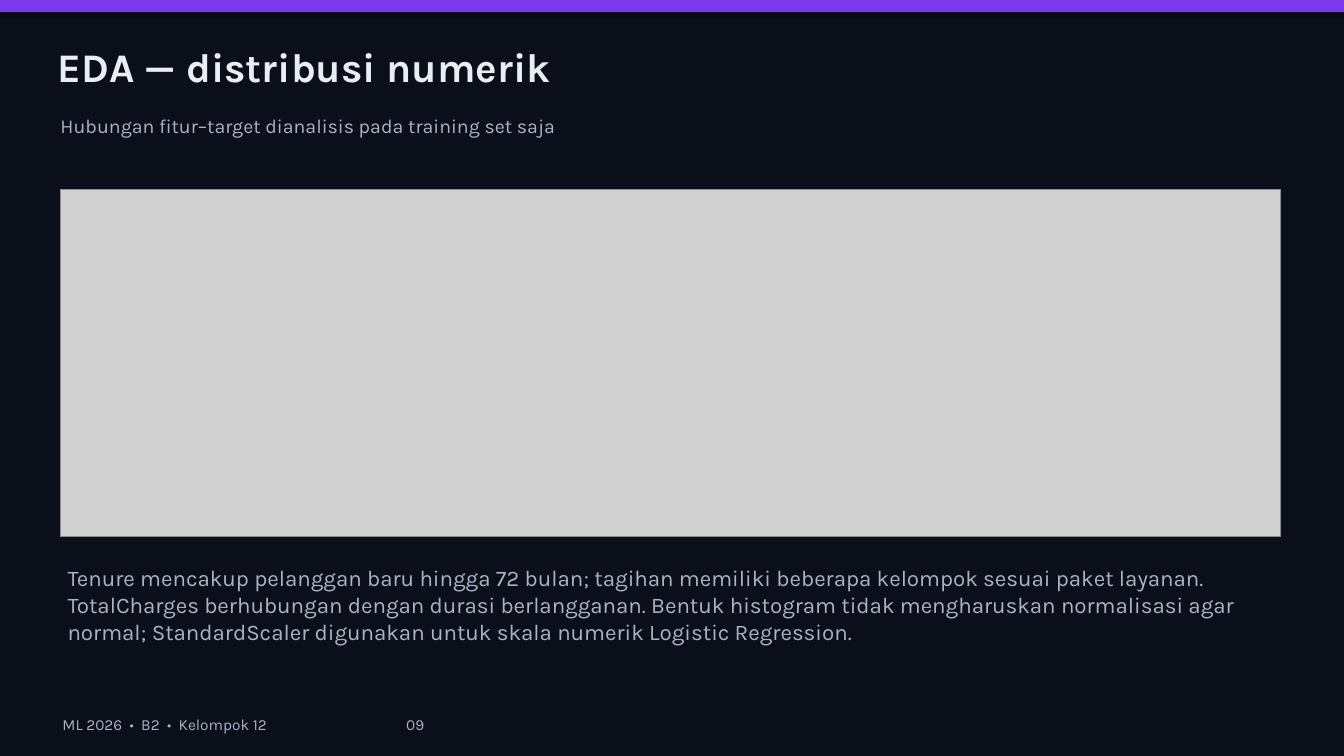
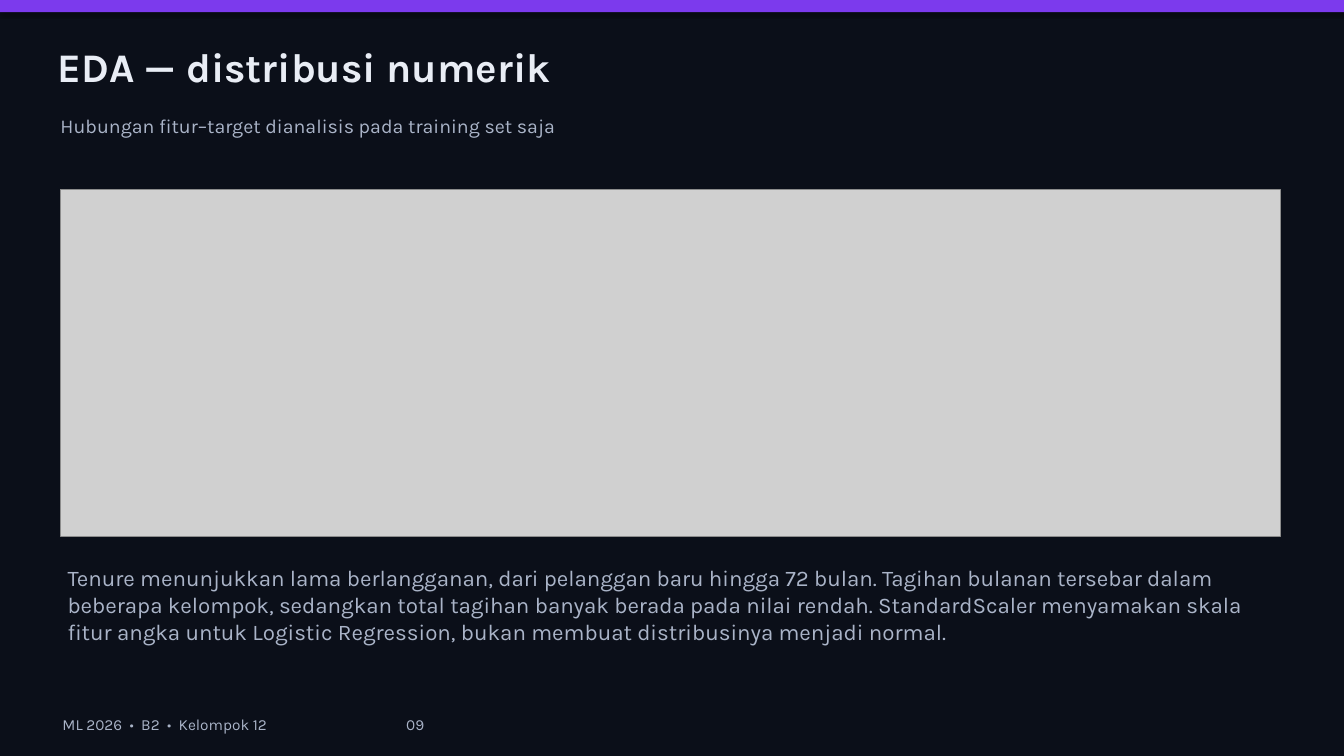
Before and after one commit to makhdanramadhan-ui/Machine-Learning-Project, a slide deck: slide 9 of docs/ML2026_B2_Kelompok12_PrediksiCustomerChurn.pptx. Drawn at 1344x756 pixels with LibreOffice and Linux fonts; fonts in the diff are those of the drawing; grey boxes stand for pictures. Boxes give left, top, right and bottom in pixels: in the first picture for what was removed or moved away, otherwise in the second. Text is boxed around its words. In the diff, an @@ line names an element or a change of style, - is before the commit and + after.

```diff
--- a/docs/ML2026_B2_Kelompok12_PrediksiCustomerChurn.pptx
+++ b/docs/ML2026_B2_Kelompok12_PrediksiCustomerChurn.pptx
@@ text at bbox=[68, 570, 1241, 646]: text changed @@
-Tenure mencakup pelanggan baru hingga 72 bulan; tagihan memiliki beberapa kelompok sesuai paket layanan. TotalCharges berhubungan dengan durasi berlangganan. Bentuk histogram tidak mengharuskan normalisasi agar normal; StandardScaler digunakan untuk skala numerik Logistic Regression.
+Tenure menunjukkan lama berlangganan, dari pelanggan baru hingga 72 bulan. Tagihan bulanan tersebar dalam beberapa kelompok, sedangkan total tagihan banyak berada pada nilai rendah. StandardScaler menyamakan skala fitur angka untuk Logistic Regression, bukan membuat distribusinya menjadi normal.
```
Also in this commit, not shown: 5 other slides changed, 36 other files.
